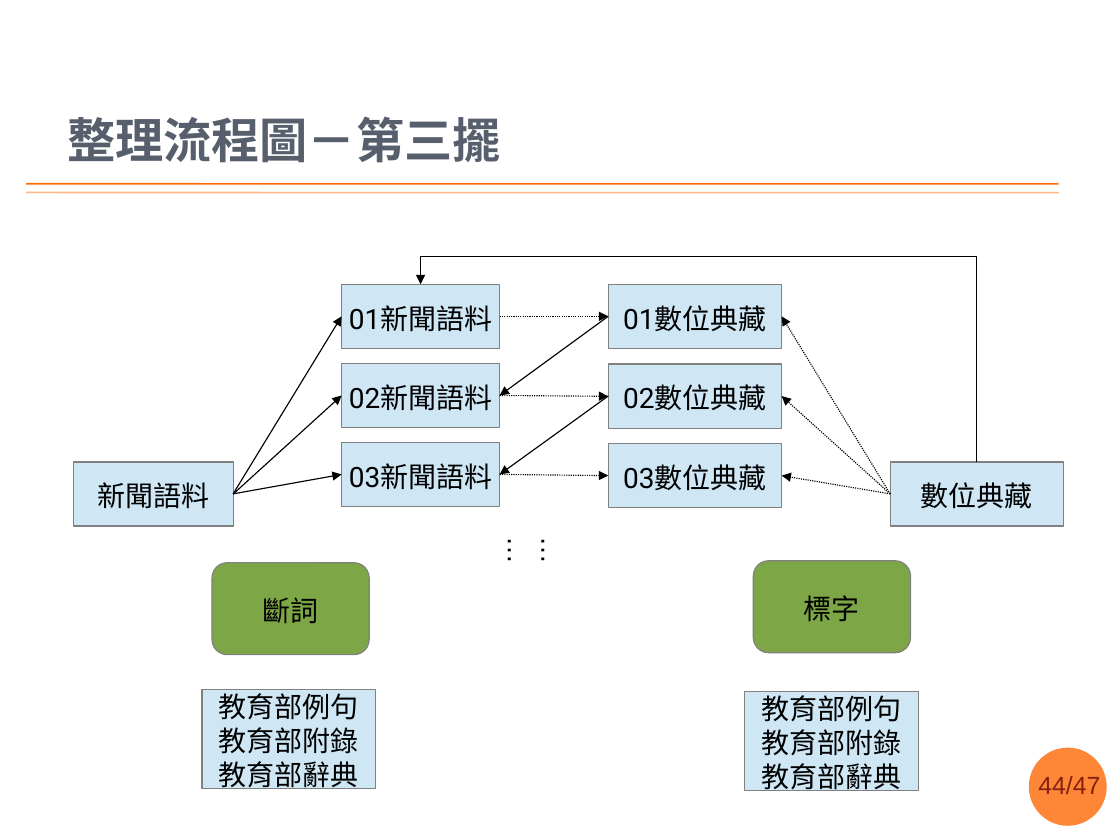
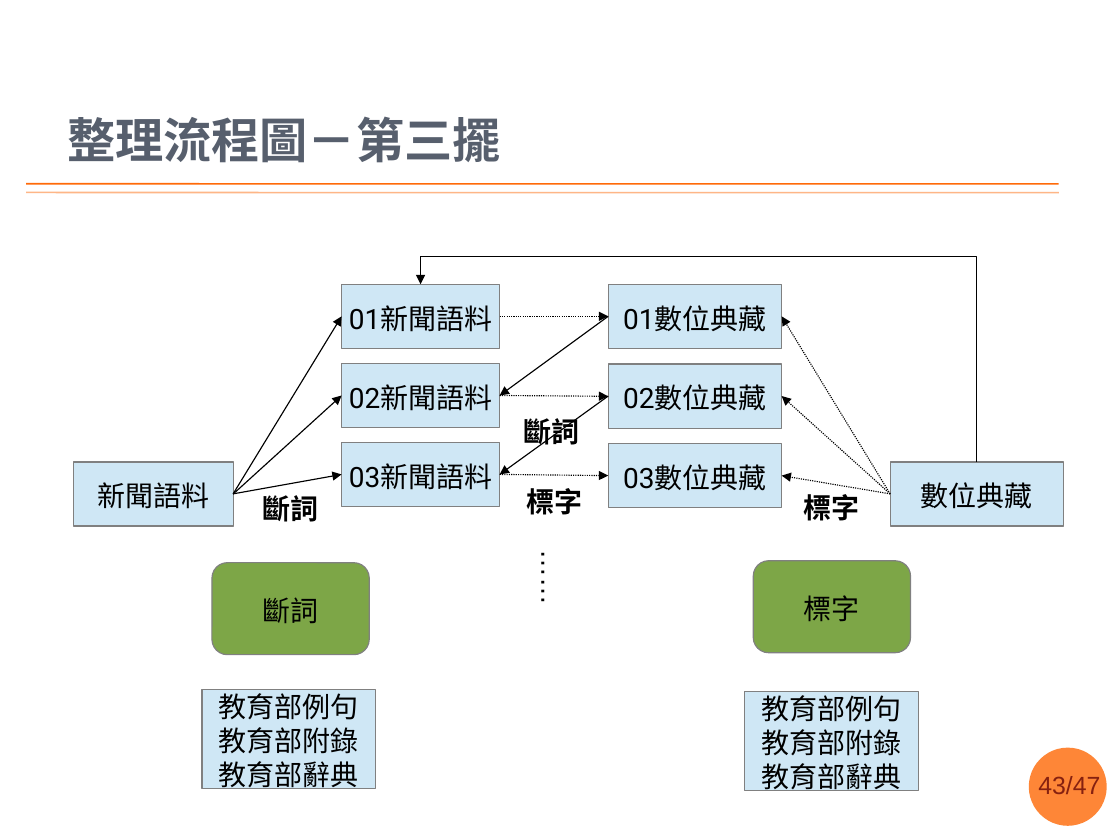
Before and after one commit to sih4sing5hong5/po3-ko3_tau5-iann2-phinn3, a slide deck: slide 43 of 翻譯報告.pptx (slide 44 before the commit). Drawn at 1120x840 pixels with LibreOffice and Linux fonts; fonts in the diff are those of the drawing; background and template pictures are left out. Boxes give left, top, right and bottom in pixels: in the first picture for what was removed or moved away, otherwise in the second. Text is boxed around its words. In the diff, an @@ line names an element or a change of style, - is before the commit and + after.

```diff
--- a/翻譯報告.pptx
+++ b/翻譯報告.pptx
@@ text added at <box>524,414,580,450</box>, 18 pt, text #000000, bold @@
+斷詞
@@ text added at <box>262,495,318,522</box>, 18 pt, text #000000, bold @@
+斷詞
@@ text added at <box>526,488,582,515</box>, 18 pt, text #000000, bold @@
+標字
@@ text added at <box>803,494,859,521</box>, 18 pt, text #000000, bold @@
+標字
@@ text "……" rewrapped from <box>492,529,580,594</box> to <box>525,542,579,622</box> @@
@@ page number at <box>1038,776,1100,794</box>: text changed @@
-44/47
+43/47
```
Also in this commit, not shown: 8 other slides changed, 1 slide removed.
